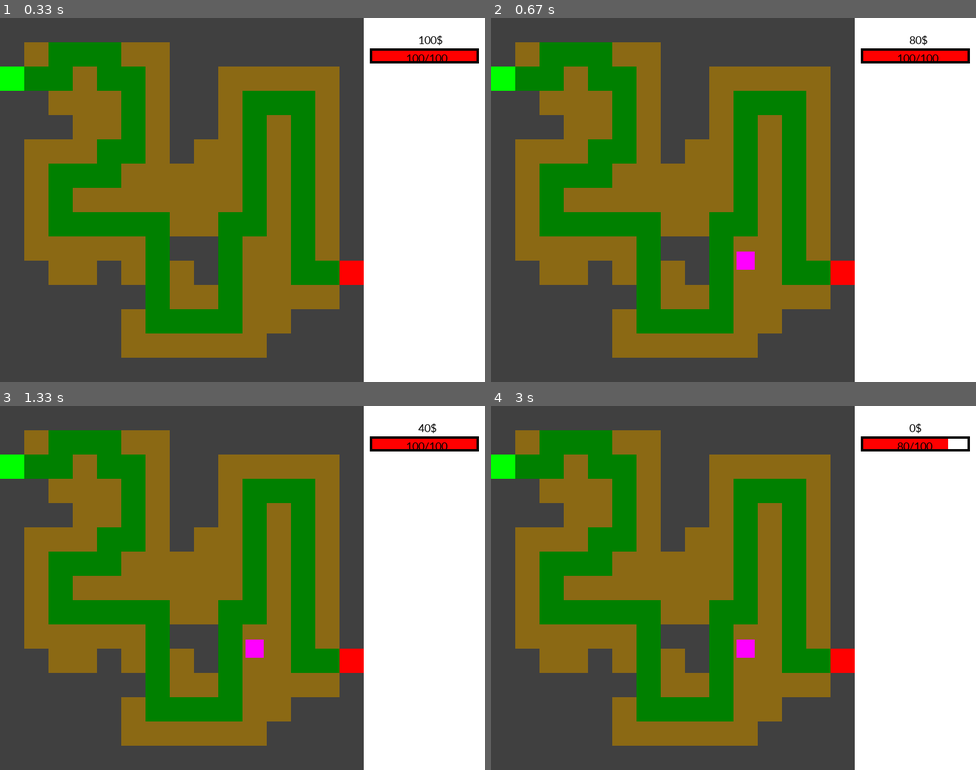
Above: before the commit, frames 1-4 (two rows, left to right).
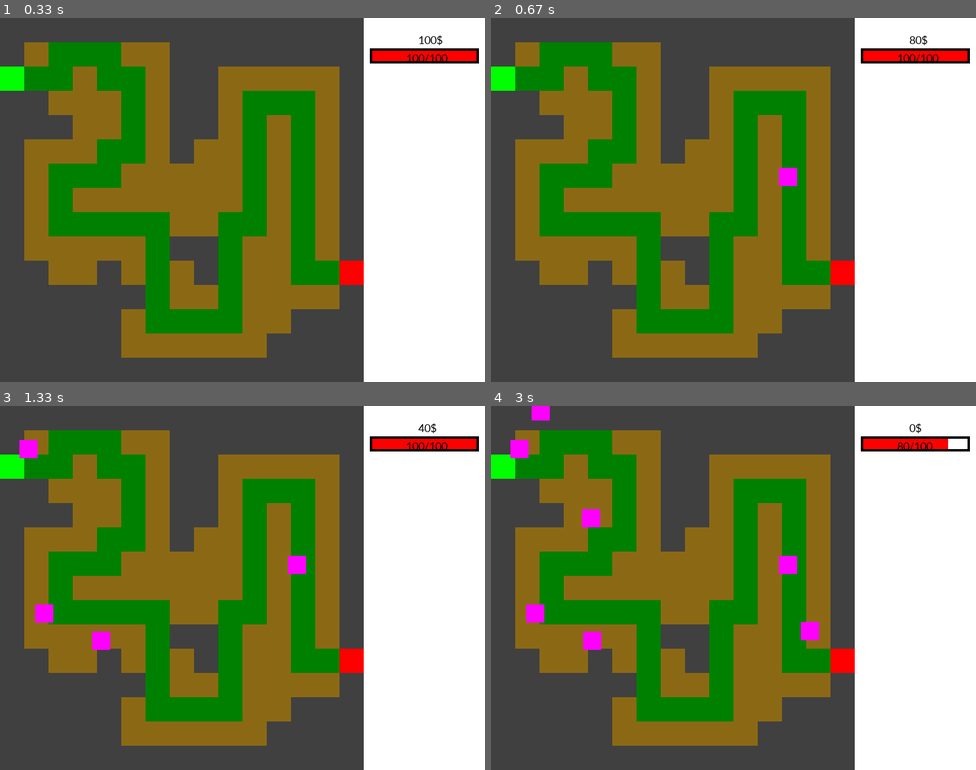
Above: after the commit, the same moments.

Repository: Dihydroxyaceton/maturita-tower-defense
Game: pygame game, started from test.py
Two runs of this game, one before a commit and one after it. Both use one fixed random seed, a clock stepped at 60 frames per second and the inputs below.
Inputs:
- Up to frame 1 (0.33 s): no input
- Up to frame 2 (0.67 s): tap X at 0.33 s
- Up to frame 3 (1.33 s): tap X at 0.73, 1.03, 1.23 s; tap G at 1.32 s
- Up to frame 4 (3 s): tap X at 1.57, 1.87, 2.07, 2.37, 2.63, 2.97 s; tap D at 2.15 s; tap G at 2.72 s

Frame 1 is identical in both runs. In frame 2, 0.4% of the frame differs, in the area x 50-64%, y 41-70%; in frame 3, 0.9%; in frame 4, 1.5%, in the area x 4-68%, y 0-70%.

Commit message:
progress

Diff:
--- a/test.py
+++ b/test.py
@@ -1,7 +1,7 @@
 import pygame
 import os
 import numpy
-
+from random import randint
 
 """
 classes:
@@ -177,11 +177,19 @@
 		enemy = Enemy(20, 100, 30, 30, (255, 0, 0), 100, enemy_type3)
 		enemy_group.add(enemy)
 
-	def tower_place(self):	# TODO: make it work idk
+	def tower_place(self, pos_x, pos_y, width, height, color):
+		tower = Tower(pos_x, pos_y, width, height, color)
+		tower_group.add(tower)
+		print("tower placed")
+		#self, pos_x, pos_y, width, height, color
+
+	""" BACKUP
+	def tower_place(self):
 		tower = Tower(420, 400, 30, 30, (255, 0, 255))
 		tower_group.add(tower)
 		print("tower placed")
-		#self, pos_x, pos_y, width, height, color
+		#self, pos_x, pos_y, width, height, colo
+	"""
 
 
 	def showDeveloperStuff(self):
@@ -235,10 +243,21 @@
 		if event.type == pygame.KEYDOWN:	# TODO: link with tower build
 			if event.key == pygame.K_h:
 				gamemap.spendMoney(20)
-		if event.type == pygame.KEYDOWN:
+
+		if event.type == pygame.KEYDOWN: # TODO: link with tower build
 			if event.key == pygame.K_x:
-				gamemap.spendMoney(20)
-				gamemap.tower_place()
+				# tower placing function
+				tower_price = 20
+				tower_pos_x = randint(0,600) # placeholder
+				tower_pos_y = randint(0,600) # - || -
+				tower_width = 30
+				tower_height = 30
+				color = (255, 0, 255) # link to image
+				if gamemap.current_money - tower_price >= 0:
+					gamemap.spendMoney(tower_price)
+					gamemap.tower_place(tower_pos_x, tower_pos_y, tower_width, tower_height, color)
+				else:
+					print("not enough money!")
 
 
 # enemy = Enemy(...)
